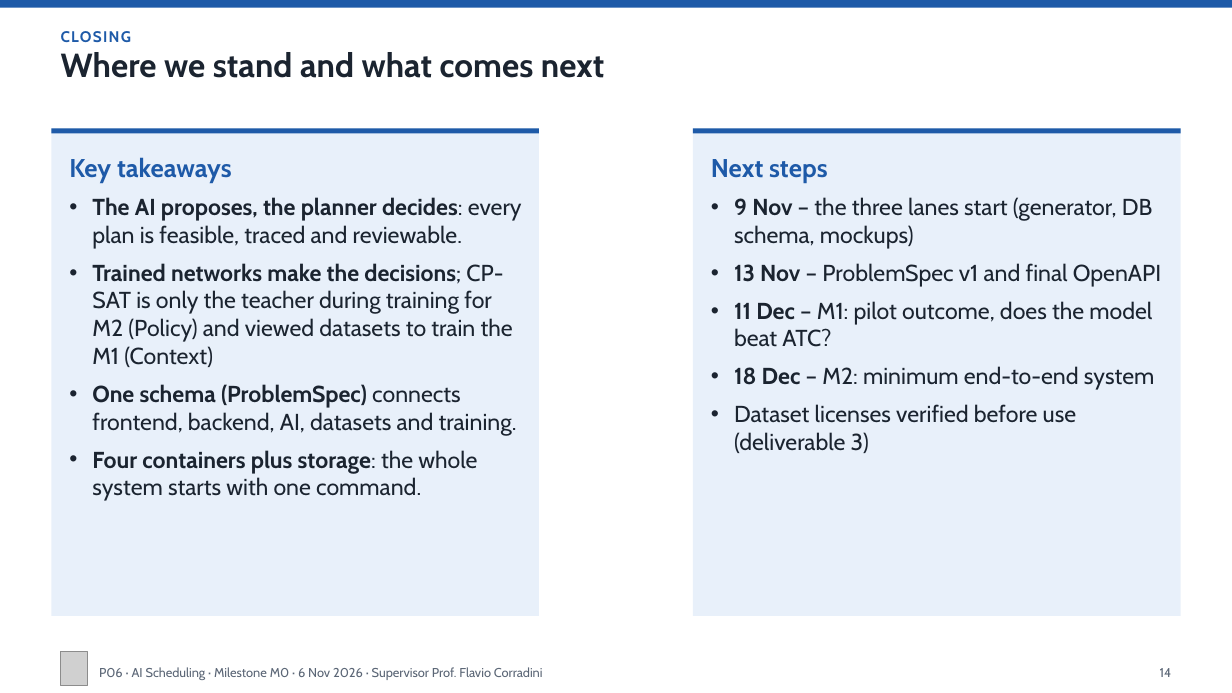
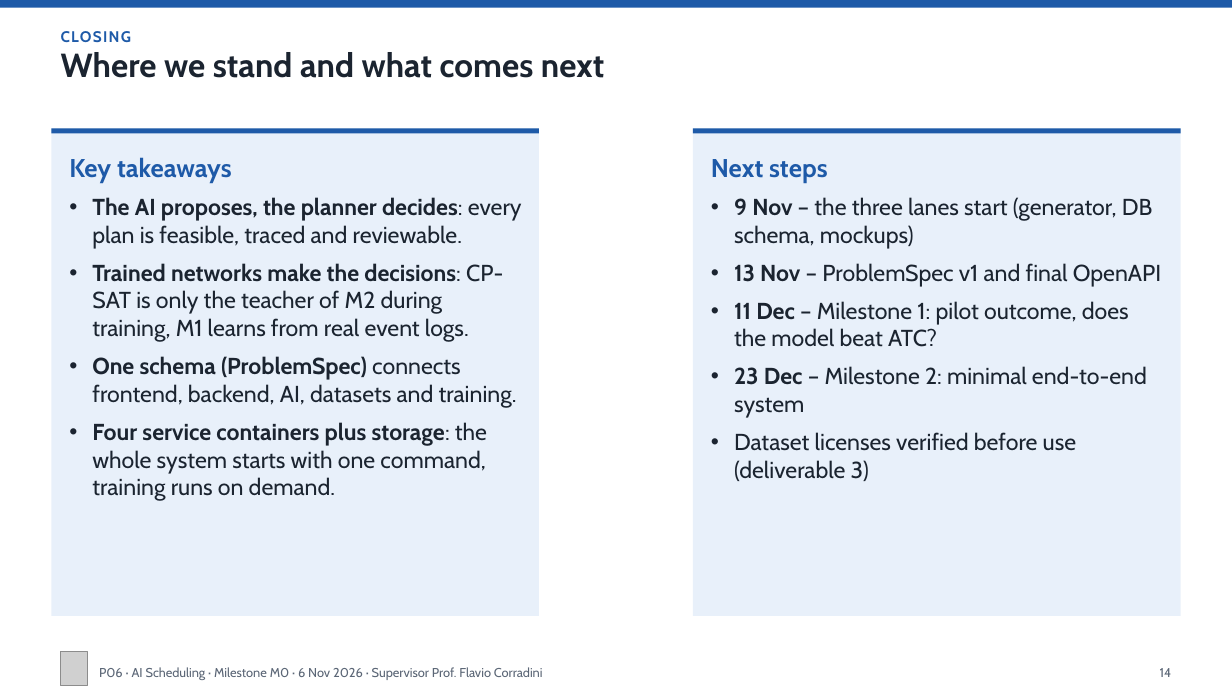
Before and after one commit to Pieruc/Scheduling, a slide deck: slide 14 of Presentazione/P06-6Nov-v1.pptx. Drawn at 1232x693 pixels with LibreOffice and Linux fonts; fonts in the diff are those of the drawing; grey boxes stand for pictures. Boxes give left, top, right and bottom in pixels: in the first picture for what was removed or moved away, otherwise in the second. Text is boxed around its words. In the diff, an @@ line names an element or a change of style, - is before the commit and + after.

```diff
--- a/Presentazione/P06-6Nov-v1.pptx
+++ b/Presentazione/P06-6Nov-v1.pptx
@@ text at (92, 263, 503, 342): text changed @@
-• Trained networks make the decisions; CP-SAT is only the teacher during training for M2 (Policy) and viewed datasets to train the M1 (Context)
+• Trained networks make the decisions: CP-SAT is only the teacher of M2 during training, M1 learns from real event logs.
@@ text at (734, 301, 1129, 347): text changed @@
-• 11 Dec – M1: pilot outcome, does the model beat ATC?
-• 18 Dec – M2: minimum end-to-end system
+• 11 Dec – Milestone 1: pilot outcome, does the model beat ATC?
+• 23 Dec – Milestone 2: minimal end-to-end system
@@ text at (92, 422, 487, 501): text changed @@
-• Four containers plus storage: the whole system starts with one command.
+• Four service containers plus storage: the whole system starts with one command, training runs on demand.
```
Also in this commit, not shown: 8 other slides changed, 1 slide added, 1 other file.
